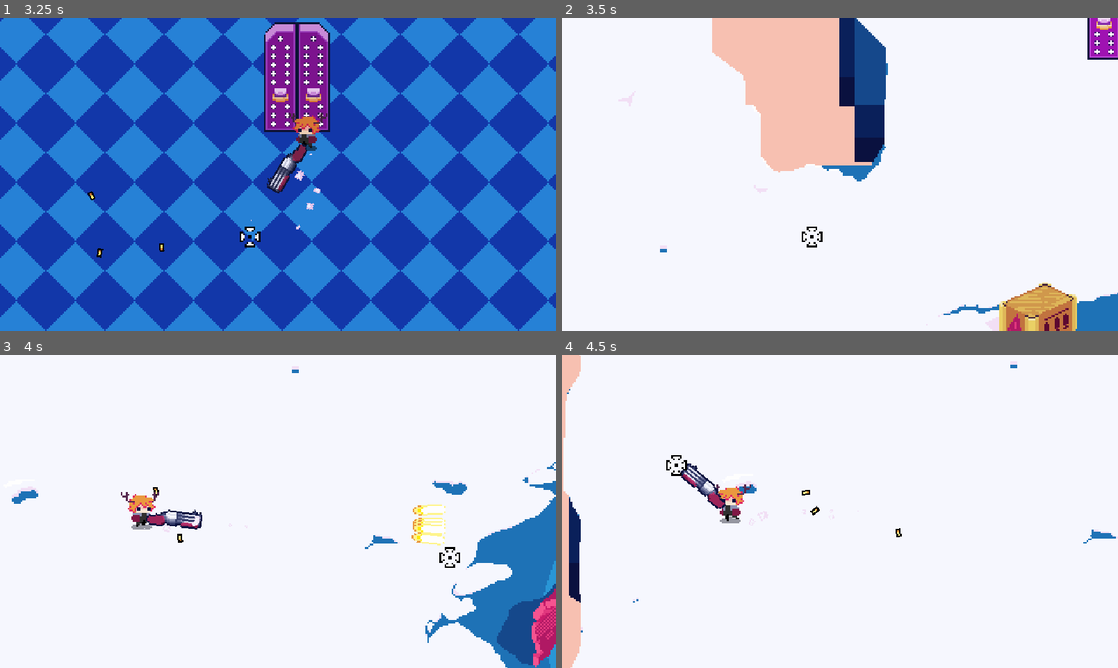
Above: before the commit, frames 1-4 (two rows, left to right).
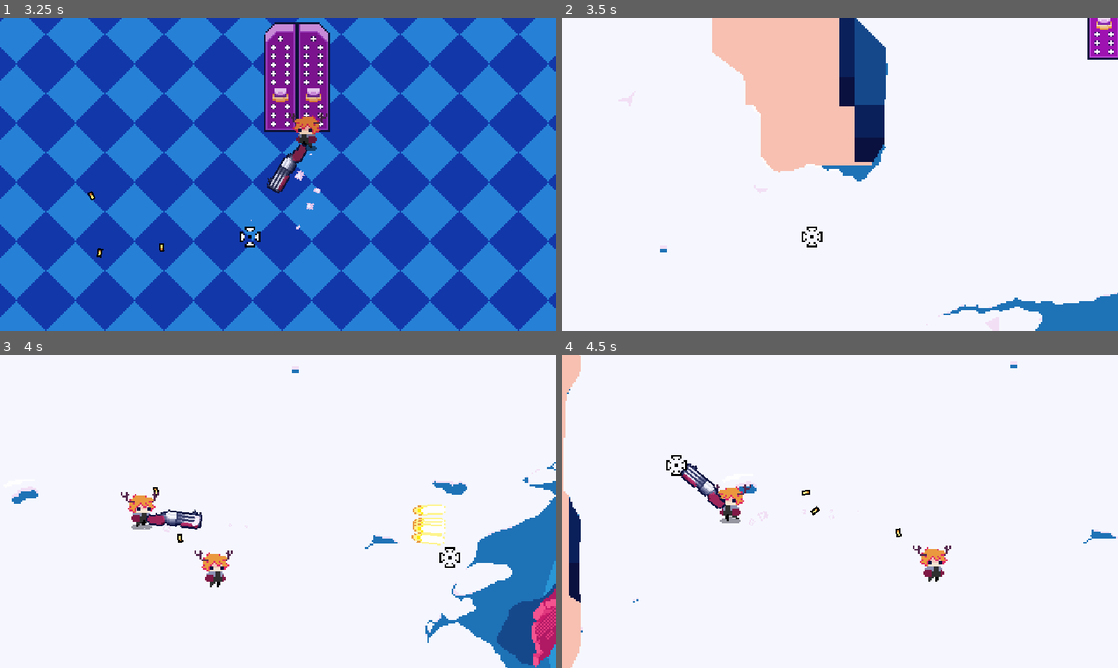
Above: after the commit, the same moments.

Repository: gisotra/protoroguelike
Game: Godot game, scene res://scenes/levels/sandbox.tscn
The game is run twice, just before and just after one commit, with the same random seed, the same clock (stepped at 60 frames per second) and the same inputs.
Inputs (mouse positions are in pixels of both pictures, inside the frame that each line leads up to):
- Up to frame 1 (3.25 s): move the mouse to (400, 158) at 0.52 s; press the mouse at (400, 158) at 0.53 s; hold D (move_right) 0.53-1.28 s; move the mouse to (166, 190) at 1.27 s; release the mouse at (166, 190) at 1.28 s; hold S (move_down) 1.28-2.03 s; tap E (interact) at 1.35, 2.85 s; move the mouse to (333, 105) at 2.02 s; press the mouse at (333, 105) at 2.03 s; hold D (move_right) 2.03-2.78 s; move the mouse to (250, 237) at 2.77 s; release the mouse at (250, 237) at 2.78 s; hold W (move_up) from 2.78 s (still down)
- Up to frame 2 (3.5 s): keep holding W (move_up)
- Up to frame 3 (4 s): move the mouse to (444, 558) at 3.52 s; release W (move_up) at 3.53 s; press the mouse at (444, 558) at 3.53 s; hold A (move_left) from 3.53 s (still down)
- Up to frame 4 (4.5 s): keep holding A (move_left); move the mouse to (673, 464) at 4.27 s; release the mouse at (673, 464) at 4.28 s; tap E (interact) at 4.35 s

Frame 1 is identical in both runs. In frame 2, 1.7% of the frame differs, in the area x 78-93%, y 84-100%; in frame 3, 0.4%; in frame 4, 0.4%.

Commit message:
some new assets

Diff:
--- a/scenes/levels/lobby_room.tscn
+++ b/scenes/levels/lobby_room.tscn
@@ -1,15 +1,16 @@
-[gd_scene load_steps=16 format=3 uid="uid://dacrcyjtpm36g"]
+[gd_scene load_steps=17 format=3 uid="uid://dacrcyjtpm36g"]
 
 [ext_resource type="PackedScene" uid="uid://bfn5x154t8bag" path="res://scenes/scenary/Gate.tscn" id="1_5wg5b"]
 [ext_resource type="PackedScene" uid="uid://dtbcxe7mm1u4b" path="res://scenes/UI/cursor.tscn" id="1_e5vng"]
 [ext_resource type="PackedScene" uid="uid://ctl5ov2xsk68e" path="res://scenes/player/player.tscn" id="2_cq85v"]
-[ext_resource type="Texture2D" uid="uid://omx6jn27882s" path="res://scenes/scenary/visuals/backgrounds/cenarioV5.png" id="2_sbk1y"]
 [ext_resource type="PackedScene" uid="uid://bbwh752ccvdj2" path="res://scenes/camera/camera.tscn" id="3_e5vng"]
 [ext_resource type="PackedScene" uid="uid://culccqnh0ukgy" path="res://scenes/levels/emmiters/snow_emitter.tscn" id="3_hi1ba"]
+[ext_resource type="Texture2D" uid="uid://cie6bqtliitmg" path="res://scenes/scenary/visuals/backgrounds/cenario_empty.png" id="3_t5hfm"]
 [ext_resource type="Texture2D" uid="uid://c0tdowp71tidy" path="res://scenes/scenary/visuals/gate.png" id="6_capf1"]
 [ext_resource type="Script" uid="uid://fxd2qv6cevdu" path="res://scenes/camera/scripts/cinematic_area.gd" id="7_6jy5w"]
 [ext_resource type="PackedScene" uid="uid://d2tsr6a16pfw4" path="res://scenes/entities/npcs/npc.tscn" id="8_dxdr2"]
 [ext_resource type="PackedScene" uid="uid://boybbexvgy8em" path="res://scenes/scenary/scripts/firepit.tscn" id="8_sbk1y"]
+[ext_resource type="PackedScene" uid="uid://gn68fy31tk1k" path="res://scenes/scenary/visuals/backgrounds/props/lobby_trunk.tscn" id="10_t5hfm"]
 
 [sub_resource type="AtlasTexture" id="AtlasTexture_6jy5w"]
 atlas = ExtResource("6_capf1")
@@ -54,7 +55,7 @@
 
 [node name="snow_ground" type="Sprite2D" parent="snow"]
 position = Vector2(2, 5)
-texture = ExtResource("2_sbk1y")
+texture = ExtResource("3_t5hfm")
 
 [node name="scenary" type="Node2D" parent="."]
 z_as_relative = false
@@ -100,6 +101,9 @@
 [node name="firepit" parent="scenary" instance=ExtResource("8_sbk1y")]
 position = Vector2(0, 198)
 
+[node name="lobby_trunk" parent="scenary" instance=ExtResource("10_t5hfm")]
+position = Vector2(-102.5, 214)
+
 [node name="WorldEnvironment" type="WorldEnvironment" parent="."]
 environment = SubResource("Environment_t5hfm")
 
--- /dev/null
+++ b/scenes/scenary/visuals/backgrounds/props/lobby_trunk.tscn
@@ -0,0 +1,17 @@
+[gd_scene load_steps=2 format=3 uid="uid://gn68fy31tk1k"]
+
+[ext_resource type="Texture2D" uid="uid://bfrmriwinbnlf" path="res://scenes/scenary/visuals/backgrounds/props/tree_lobby.png" id="1_nvun0"]
+
+[node name="lobby_trunk" type="Node2D"]
+
+[node name="StaticBody2D" type="StaticBody2D" parent="."]
+position = Vector2(-72, -14)
+
+[node name="CollisionPolygon2D" type="CollisionPolygon2D" parent="StaticBody2D"]
+position = Vector2(49, 33)
+polygon = PackedVector2Array(0, -15, 0, -31, 5, -37, 12, -42, 22, -58, 24, -72, 25, -83, 41, -83, 45, -80, 44, -50, 43, -28, 44, -23, 43, -13, 39, -2, 40, 1, 40, 4, 35, 3, 35, -14, 36, -20, 33, -26, 24, -28, 20, -26, 16, -17, 12, -12, 8, -5, 0, 0)
+
+[node name="Sprite2D" type="Sprite2D" parent="."]
+show_behind_parent = true
+position = Vector2(-4, -25)
+texture = ExtResource("1_nvun0")
Binary file added: scenes/scenary/visuals/backgrounds/cenarioV6.png
Not shown, added: scenes/scenary/visuals/backgrounds/cenarioV6.png.import
Binary file added: scenes/scenary/visuals/backgrounds/cenario_empty.png
Not shown, added: scenes/scenary/visuals/backgrounds/cenario_empty.png.import
Binary file added: scenes/scenary/visuals/backgrounds/props/ammo_box.png
Not shown, added: scenes/scenary/visuals/backgrounds/props/ammo_box.png.import
Binary file added: scenes/scenary/visuals/backgrounds/props/plane.png
Not shown, added: scenes/scenary/visuals/backgrounds/props/plane.png.import
Binary file added: scenes/scenary/visuals/backgrounds/props/tree_lobby.png
Not shown, added: scenes/scenary/visuals/backgrounds/props/tree_lobby.png.import
